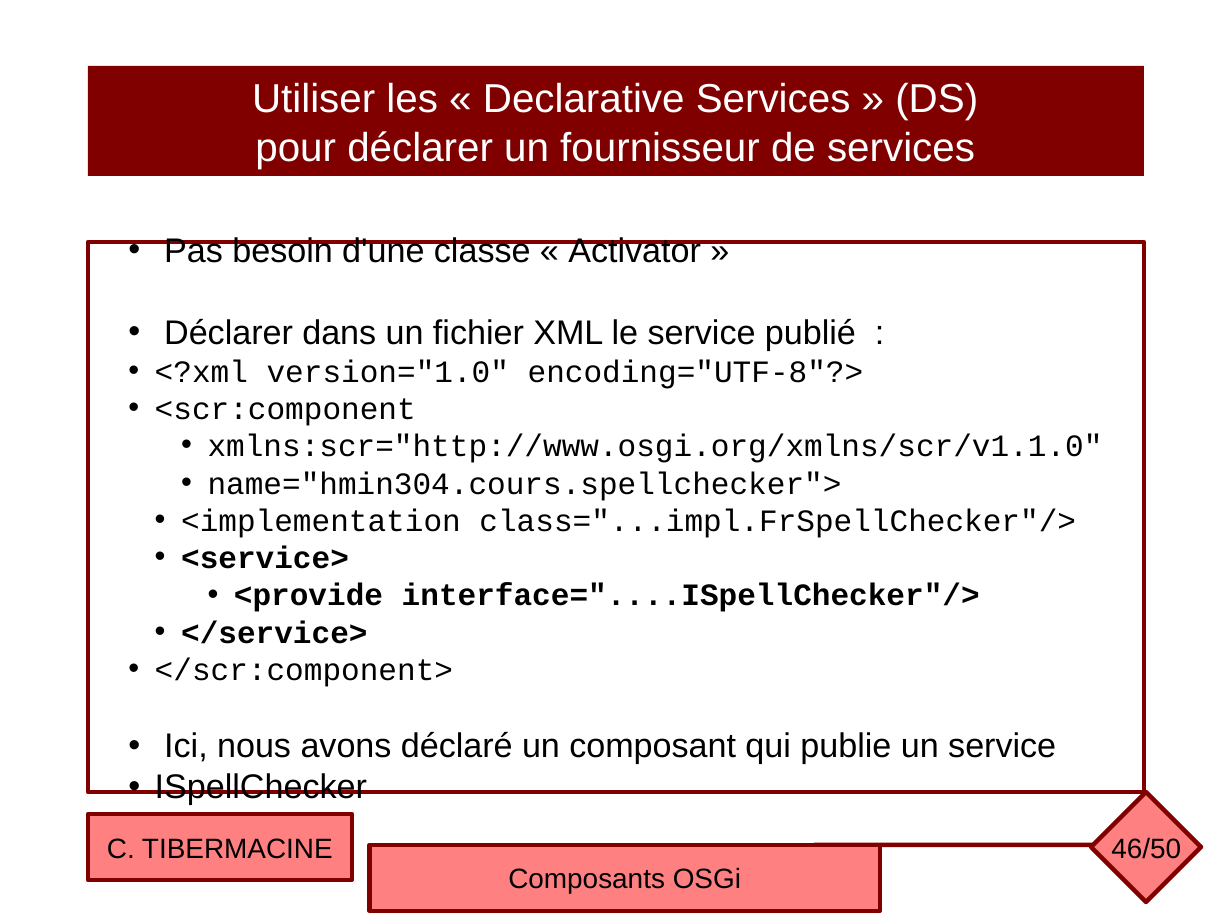
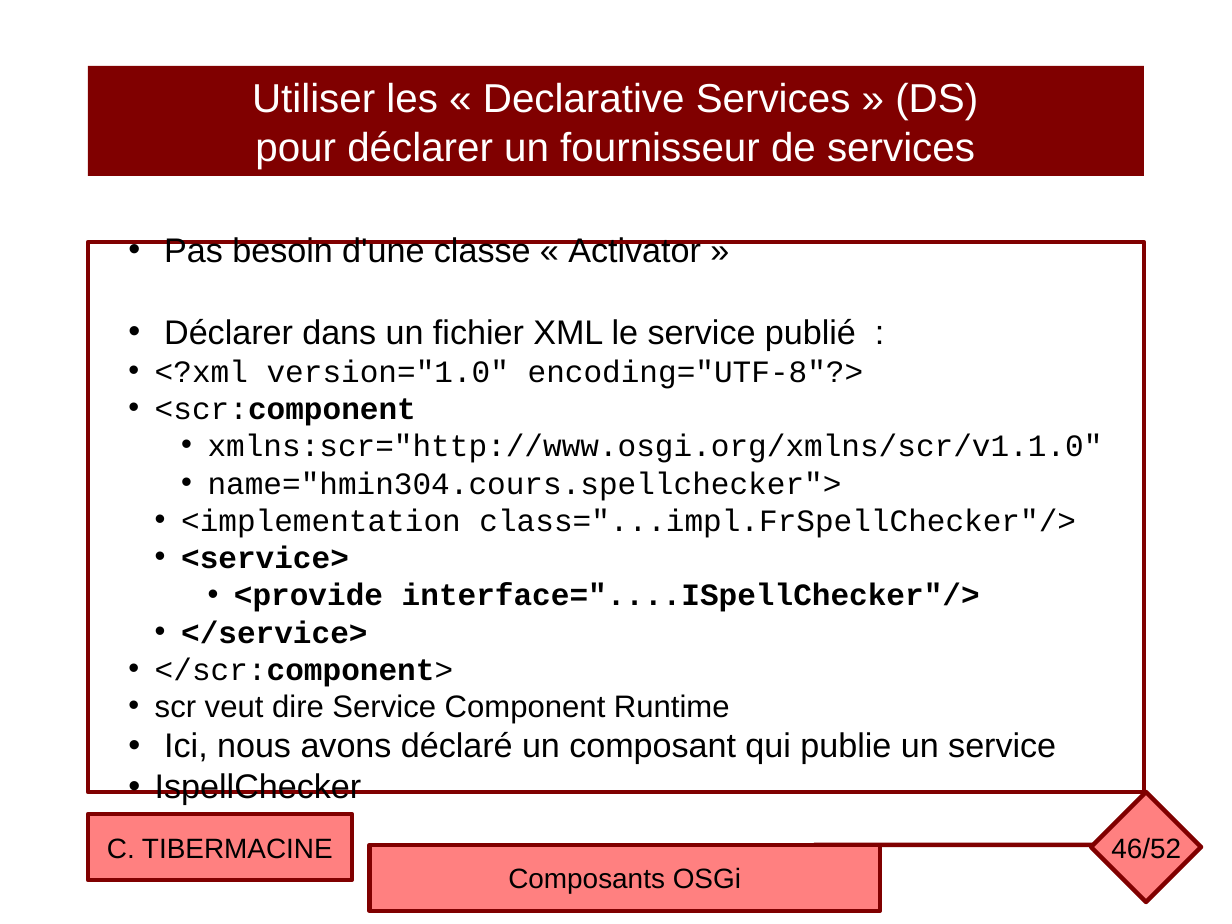
Before and after one commit to ctiber/composants, a slide deck: slide 46 of cours/cours3.odp. Drawn at 1232x924 pixels with LibreOffice and Linux fonts; fonts in the diff are those of the drawing. Boxes give left, top, right and bottom in pixels: in the first picture for what was removed or moved away, otherwise in the second. Text is boxed around its words. In the diff, an @@ line names an element or a change of style, - is before the commit and + after.

```diff
--- a/cours/cours3.odp
+++ b/cours/cours3.odp
@@ text in rectangle at [155,398,454,687]: bold on in "<scr:component", "</scr:component>" @@
@@ text in rectangle at [155,694,730,724]: paragraph added @@
+• scr veut dire Service Component Runtime
@@ text in rectangle at [155,773,361,805]: text changed @@
-• ISpellChecker
+• IspellChecker
@@ page number at [1111,837,1181,859]: text changed @@
-46/50
+46/52
```
Also in this commit, not shown: 5 other slides changed, 2 slides added, 1 other file.
